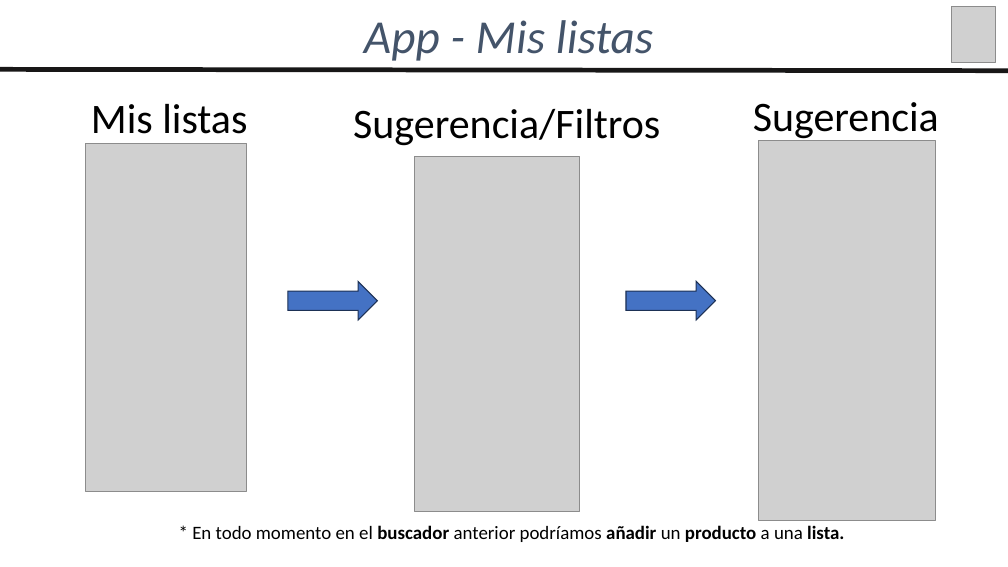
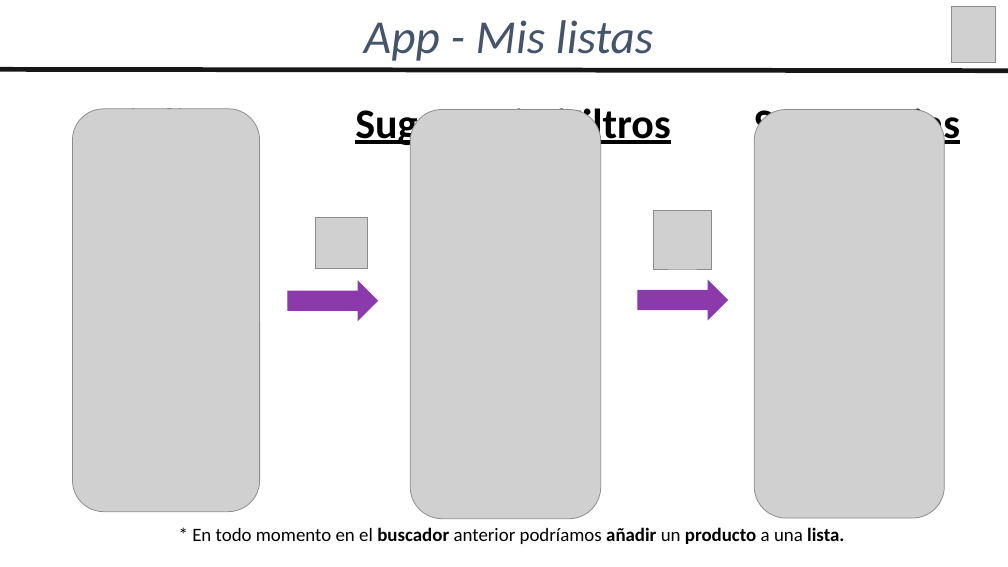
Before and after one commit to agchivite/Wewiza, a slide deck: slide 14 of 02_Documentacion/Presentacion_Wewiza.pptx. Drawn at 1008x567 pixels with LibreOffice and Linux fonts; fonts in the diff are those of the drawing; grey boxes stand for pictures. Boxes give left, top, right and bottom in pixels: in the first picture for what was removed or moved away, otherwise in the second. Text is boxed around its words. In the diff, an @@ line names an element or a change of style, - is before the commit and + after.

```diff
--- a/02_Documentacion/Presentacion_Wewiza.pptx
+++ b/02_Documentacion/Presentacion_Wewiza.pptx
@@ picture: place and size @@
-picture at bbox=[85, 143, 247, 491]
+picture at bbox=[73, 109, 260, 512]
@@ text "Mis listas" at bbox=[91, 103, 253, 121]: bold on, underline on @@
@@ text "Sugerencia/Filtros" at bbox=[355, 103, 670, 148]: bold on, underline on @@
@@ picture: place and size @@
-picture at bbox=[414, 157, 580, 512]
+picture at bbox=[411, 110, 601, 519]
@@ text at bbox=[754, 103, 960, 148]: text changed; bold on @@
-Sugerencia
+Sugerencias
@@ picture: place and size @@
-picture at bbox=[759, 141, 936, 520]
+picture at bbox=[755, 110, 945, 518]
@@ picture added at bbox=[315, 217, 367, 268] @@
@@ picture added at bbox=[653, 211, 712, 269] @@
@@ right arrow at bbox=[288, 281, 377, 320]: fill #4472C4 to #8B3AAC; outline #1E3256 1 pt to #8B3AAC 1 pt @@
@@ right arrow at bbox=[638, 281, 727, 319]: fill #4472C4 to #8B3AAC; outline #1E3256 1 pt to #8B3AAC 1 pt @@
@@ right arrow: place and size @@
-right arrow at bbox=[626, 281, 715, 320]
+right arrow at bbox=[638, 281, 727, 319]
```
Also in this commit, not shown: 8 other slides changed, 3 other files.
